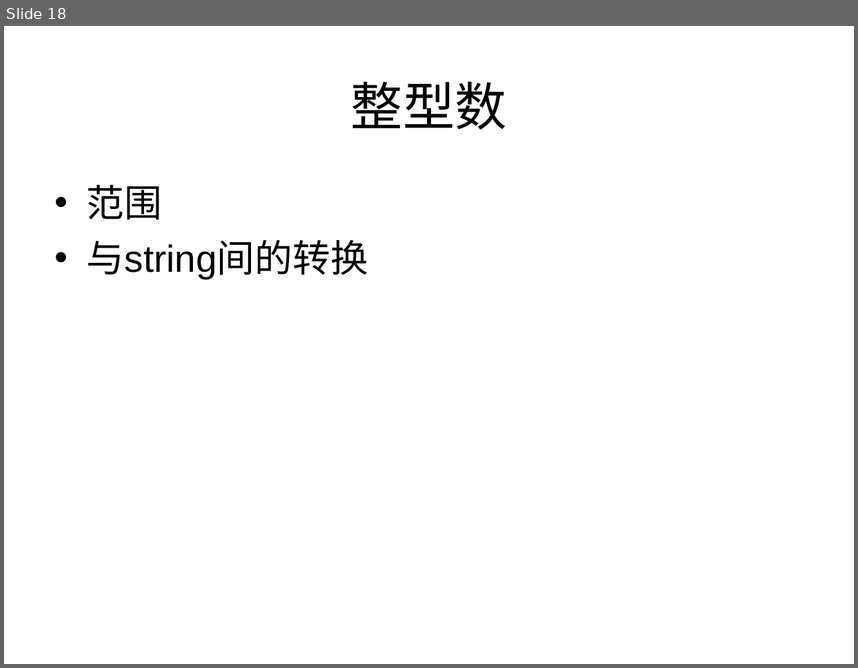
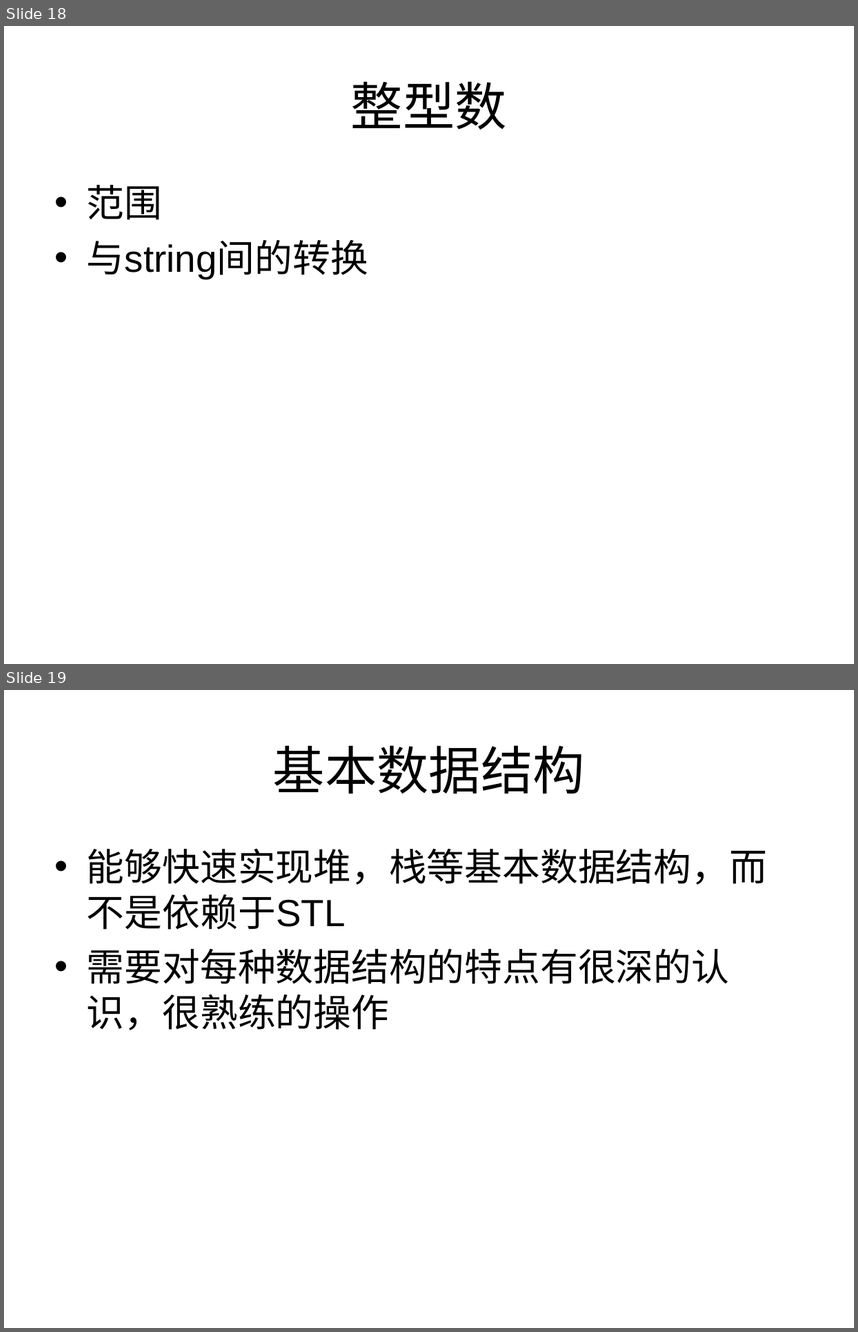
Before and after one commit to houjingbiao/leetcode, a slide deck: solutions/conclusion.ppt. Shown one above the other, each under a label of ours: slide 18 before the commit, slides 18 and 19 after it. The pictures are 858x668 and 858x1332 pixels, drawn with LibreOffice and Linux fonts; fonts in the diff are those of the drawing. Boxes give left, top, right and bottom in pixels: in the first picture for what was removed or moved away, otherwise in the second. Text is boxed around its words. In the diff, an @@ line names an element or a change of style, - is before the commit and + after.

```diff
--- a/solutions/conclusion.ppt
+++ b/solutions/conclusion.ppt
@@ slide 19 added at (4, 690, 854, 1328), background #FFFFFF @@
@@ title added at (273, 745, 585, 793), 44 pt, text #000000 @@
+基本数据结构
@@ text added at (87, 848, 767, 1030), 32 pt, text #000000 @@
+• 能够快速实现堆，栈等基本数据结构，而不是依赖于STL
+• 需要对每种数据结构的特点有很深的认识，很熟练的操作
```
Also in this commit, not shown: 1 other slide added, 2 other files.
